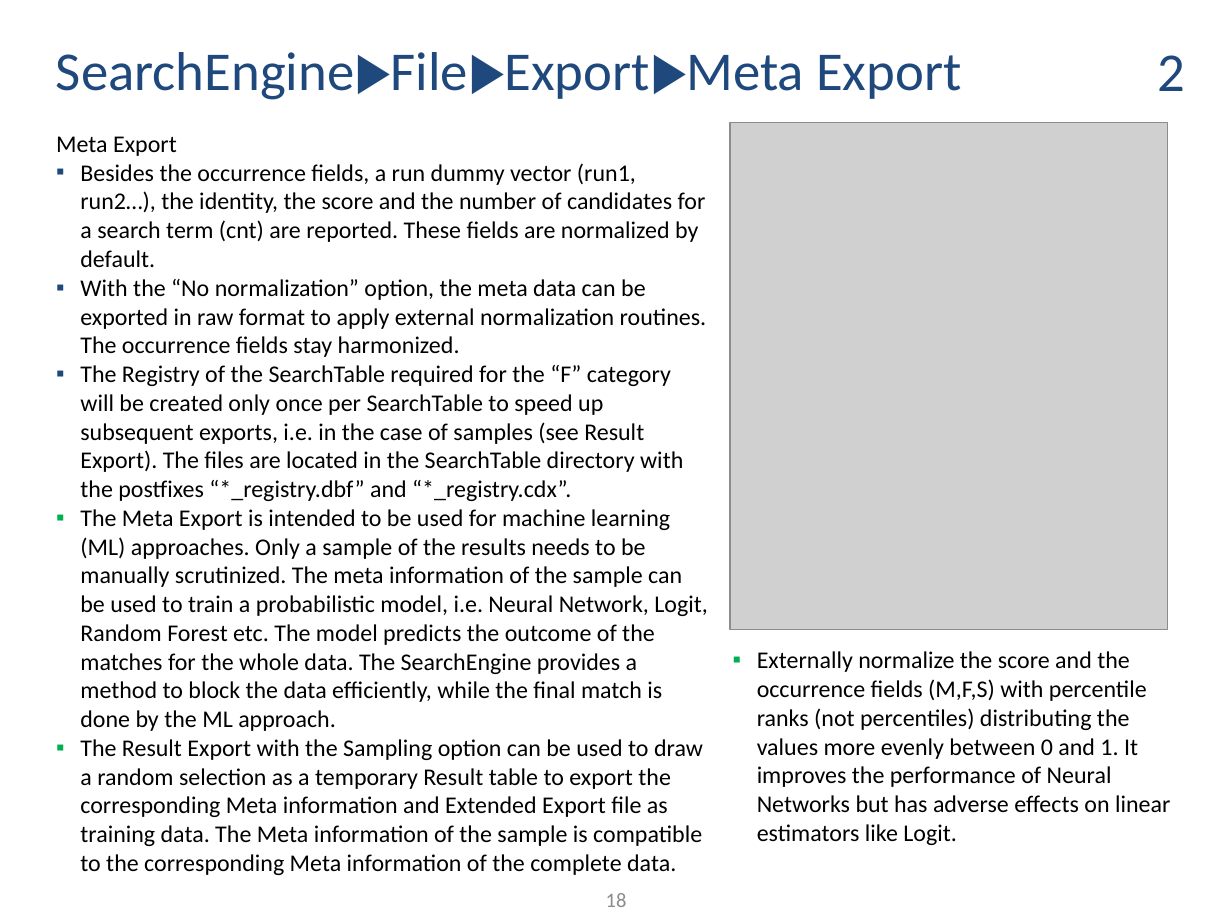
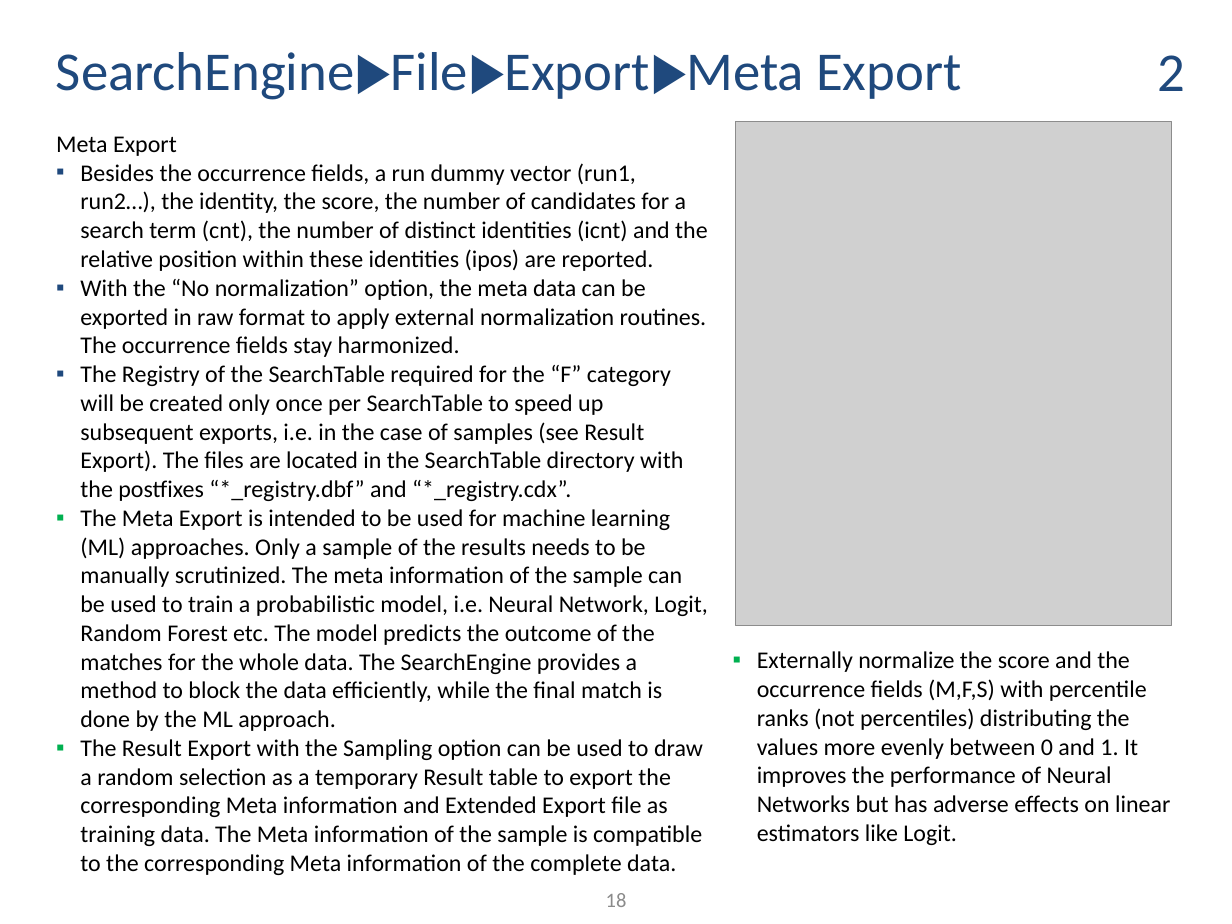
Before and after one commit to ThorstenDoherr/searchengine, a slide deck: slide 18 of doc/Manual.pptx. Drawn at 1232x924 pixels with LibreOffice and Linux fonts; fonts in the diff are those of the drawing; grey boxes stand for pictures. Boxes give left, top, right and bottom in pixels: in the first picture for what was removed or moved away, otherwise in the second. Text is boxed around its words. In the diff, an @@ line names an element or a change of style, - is before the commit and + after.

```diff
--- a/doc/Manual.pptx
+++ b/doc/Manual.pptx
@@ picture: place and size @@
-picture at <box>731,122,1168,628</box>
+picture at <box>736,121,1172,625</box>
@@ text at <box>80,163,708,271</box>: text changed @@
-  ▪ Besides the occurrence fields, a run dummy vector (run1, run2…), the identity, the score and the number of candidates for a search term (cnt) are reported. These fields are normalized by default.
+  ▪ Besides the occurrence fields, a run dummy vector (run1, run2…), the identity, the score, the number of candidates for a search term (cnt), the number of distinct identities (icnt) and the relative position within these identities (ipos) are reported.
```
Also in this commit, not shown: 5 other slides changed, 1 other file.
